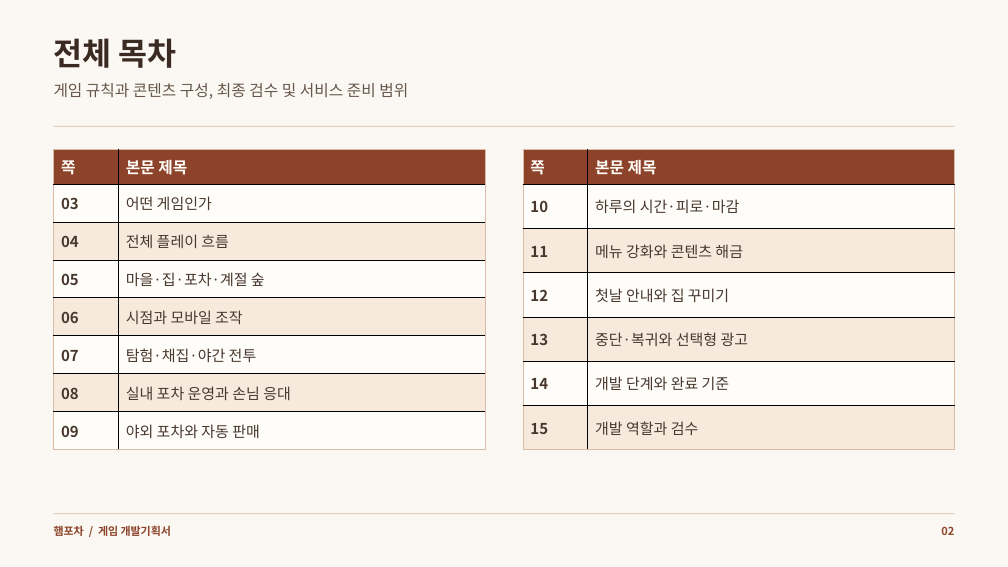
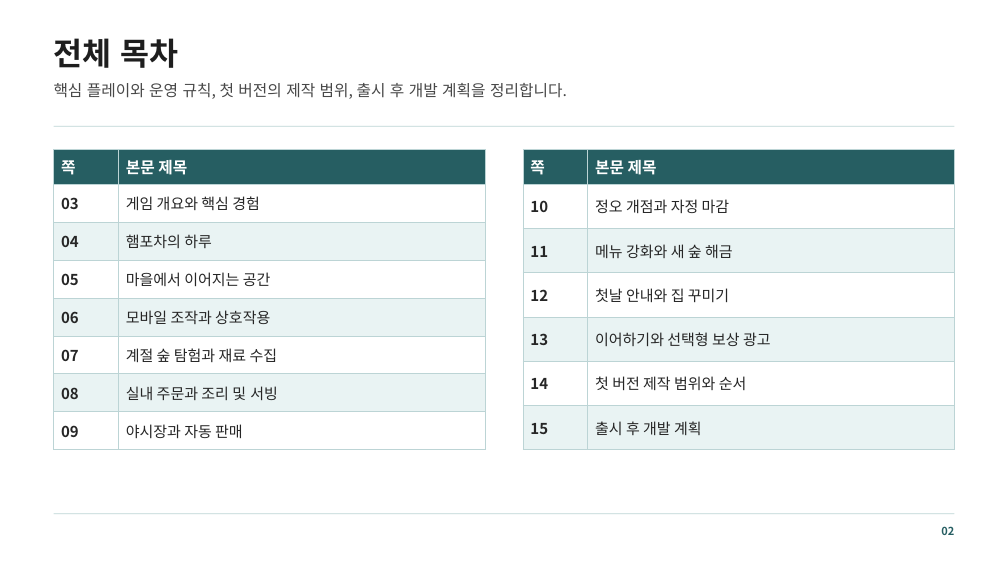
Before and after one commit to mjoon31/mjoon31, a slide deck: slide 2 of docs/assets/resources/ham-pocha/game-design.pptx. Drawn at 1008x567 pixels with LibreOffice and Linux fonts; fonts in the diff are those of the drawing. Boxes give left, top, right and bottom in pixels: in the first picture for what was removed or moved away, otherwise in the second. Text is boxed around its words. In the diff, an @@ line names an element or a change of style, - is before the commit and + after.

```diff
--- a/docs/assets/resources/ham-pocha/game-design.pptx
+++ b/docs/assets/resources/ham-pocha/game-design.pptx
@@ background #FBF8F3 to #FFFFFF @@
@@ text "전체 목차" at [54, 38, 178, 68]: text colour #3B2A22 to #1E1E1E @@
@@ text at [54, 83, 567, 99]: text changed; text colour #67574B to #484848 @@
-게임 규칙과 콘텐츠 구성, 최종 검수 및 서비스 준비 범위
+핵심 플레이와 운영 규칙, 첫 버전의 제작 범위, 출시 후 개발 계획을 정리합니다.
@@ rectangle at [54, 126, 955, 127]: fill #D8BCA7 to #BCD4D5 @@
@@ table at [54, 150, 485, 450] @@
-row 2, column 2: 어떤 게임인가
+row 2, column 2: 게임 개요와 핵심 경험
-row 3, column 2: 전체 플레이 흐름
+row 3, column 2: 햄포차의 하루
-row 4, column 2: 마을·집·포차·계절 숲
+row 4, column 2: 마을에서 이어지는 공간
-row 5, column 2: 시점과 모바일 조작
+row 5, column 2: 모바일 조작과 상호작용
-row 6, column 2: 탐험·채집·야간 전투
+row 6, column 2: 계절 숲 탐험과 재료 수집
-row 7, column 2: 실내 포차 운영과 손님 응대
+row 7, column 2: 실내 주문과 조리 및 서빙
-row 8, column 2: 야외 포차와 자동 판매
+row 8, column 2: 야시장과 자동 판매
@@ fill #8C4329 to #265E62 in row 1 @@
@@ fill #FFFDF9 to #FFFFFF in 8 cells @@
@@ fill #F7EADD to #E9F3F3 in 6 cells @@
@@ text colour #FFFDF9 to #FFFFFF in "쪽", "본문 제목" @@
@@ text colour #48372D to #262626 in "03", "04", "05", "06" and 3 more places @@
@@ borders changed @@
@@ table at [523, 150, 955, 450] @@
-row 2, column 2: 하루의 시간·피로·마감
+row 2, column 2: 정오 개점과 자정 마감
-row 3, column 2: 메뉴 강화와 콘텐츠 해금
+row 3, column 2: 메뉴 강화와 새 숲 해금
-row 5, column 2: 중단·복귀와 선택형 광고
+row 5, column 2: 이어하기와 선택형 보상 광고
-row 6, column 2: 개발 단계와 완료 기준
+row 6, column 2: 첫 버전 제작 범위와 순서
-row 7, column 2: 개발 역할과 검수
+row 7, column 2: 출시 후 개발 계획
@@ fill #8C4329 to #265E62 in row 1 @@
@@ fill #FFFDF9 to #FFFFFF in 6 cells @@
@@ fill #F7EADD to #E9F3F3 in 6 cells @@
@@ text colour #FFFDF9 to #FFFFFF in "쪽", "본문 제목" @@
@@ text colour #48372D to #262626 in "10", "11", "12", "첫날 안내와 집 꾸미기" and 3 more places @@
@@ borders changed @@
@@ rectangle at [54, 513, 955, 514]: fill #D8BCA7 to #BCD4D5 @@
@@ text removed at [54, 525, 171, 536] @@
-햄포차 / 게임 개발기획서
@@ text "02" at [941, 526, 954, 535]: text colour #8C4329 to #265E62 @@
```
Also in this commit, not shown: 14 other slides changed, 9 other files.
